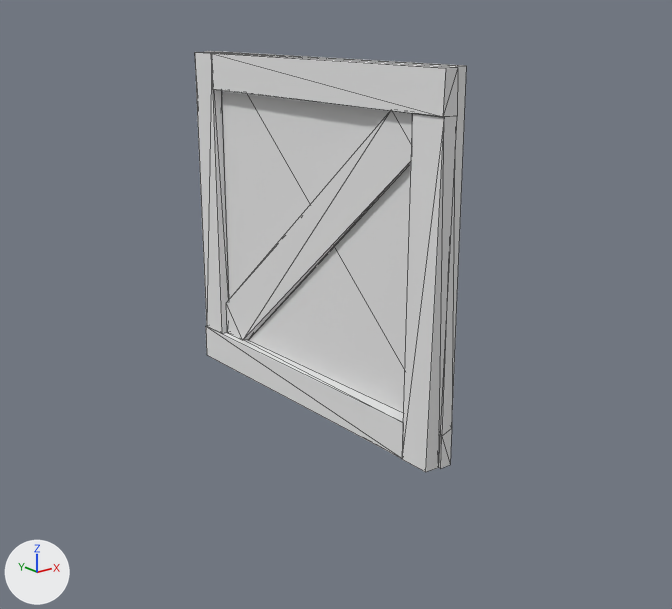
What one commit did to the Blender file GameBase/GameBase/assets/models/Environment/Crate_1.blend.
One viewpoint serves both versions: a 50 mm camera at (-3.04, -3.65, 2.34) aimed at (0.12, 0.3, 0.76). The lights are fixed; the arrows at lower left show +X, +Y and +Z. Mesh edges are drawn as thin lines.
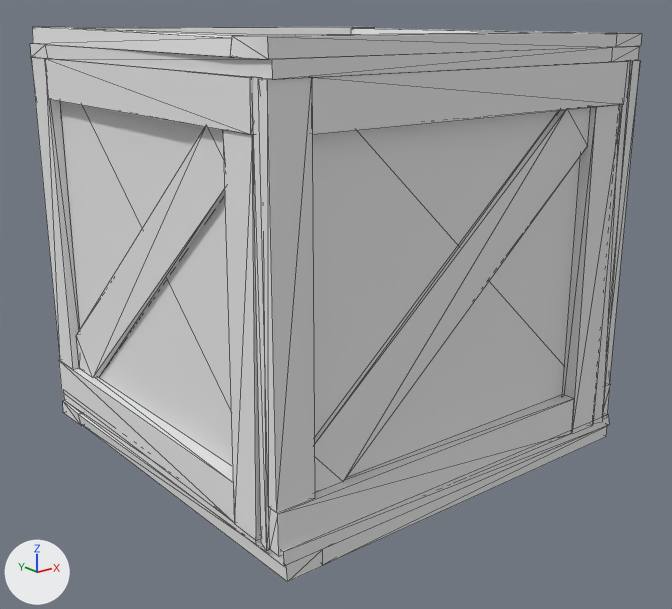
The change, as JSON lines over the scene's bpy script:
```json
{"block": "me_cube_001", "where": "# used by ob_cube_001; location = (0.314, -0.015, 0.105); rotation_euler = (0.0, 0.0, -1.571), in degrees (0, 0, -90)"}
{"op": "remove", "block": "me_cube_001", "code": "me_cube_001.from_pydata(...)  # 56 vertices, 88 faces; spans x -1.64..0.6, y -0.31..-0.15, z -0.01..2.0"}
{"op": "add", "block": "me_cube_001", "code": "me_cube_001.from_pydata(...)  # 336 vertices, 528 faces; spans x -1.64..0.75, y -0.32..2.06, z -0.15..2.16"}
{"block": "me_cube_001", "change": "me_cube_001 part 1"}
{"block": "me_cube_001", "change": "200 vertices are added at x -1.62..0.75, y -0.32..2.06, z -0.15..2.16"}
{"block": "me_cube_001", "change": "22 new vertices lie (0.07, 0.0, 0.0) away from vertices in x -1.6..0.65, y -0.3..2.05, z -0.01..2.0"}
{"block": "me_cube_001", "change": "16 new vertices lie (0.0, 0.0, 0.07) away from vertices in x -1.6..0.74, y -0.29..2.02, z -0.13..2.07"}
{"block": "me_cube_001", "change": "14 new vertices lie (0.0, 0.0, 0.21) away from vertices in x -1.56..0.73, y -0.15..2.04, z -0.01..0.2"}
{"block": "me_cube_001", "change": "9 new vertices lie (0.0, 0.0, 0.06) away from vertices in x -1.59..0.72, y 1.81..2.02, z -0.12..2.08"}
{"block": "me_cube_001", "change": "7 new vertices lie (0.0, 0.19, 0.0) away from vertices in x -1.57..0.74, y -0.1..1.69, z -0.09..2.07"}
{"block": "me_cube_001", "change": "5 new vertices lie (0.0, 0.2, 0.0) away from vertices in x -1.6..0.74, y -0.27..1.61, z -0.08..2.16"}
{"block": "me_cube_001", "change": "7 new vertices lie (0.0, 0.07, 0.0) away from vertices in x -1.47..0.71, y 1.89..1.96, z -0.01..2.0"}
{"block": "me_cube_001", "change": "440 new faces join them"}
{"op": "set", "path": "ob_cube_001.location", "old": "(0.314, -0.015, 0.105)", "new": "(-0.73, -0.015, 0.105)"}
```

Where the change shows, as pixel boxes (x1, y1, x2, y2) in the pictures (672 x 609 px):
```json
{"object": "Cube.001", "change": "reshaped, moved", "before": [195, 51, 467, 472], "after": [30, 27, 642, 582], "on screen": "125% wider, 32% taller"}
{"part": 1, "of": "me_cube_001", "change": "added", "after": [30, 27, 642, 582]}
```
